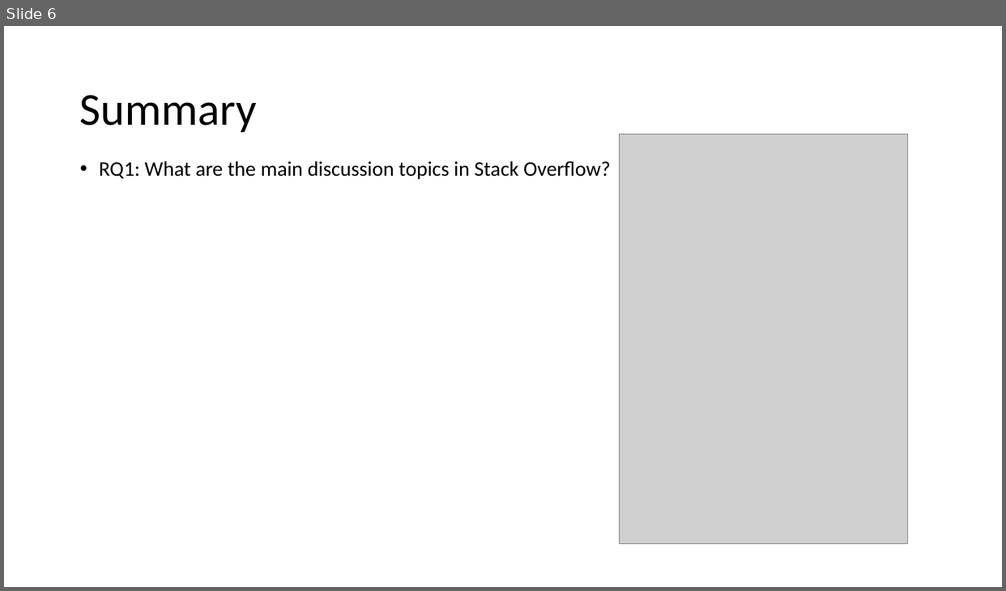
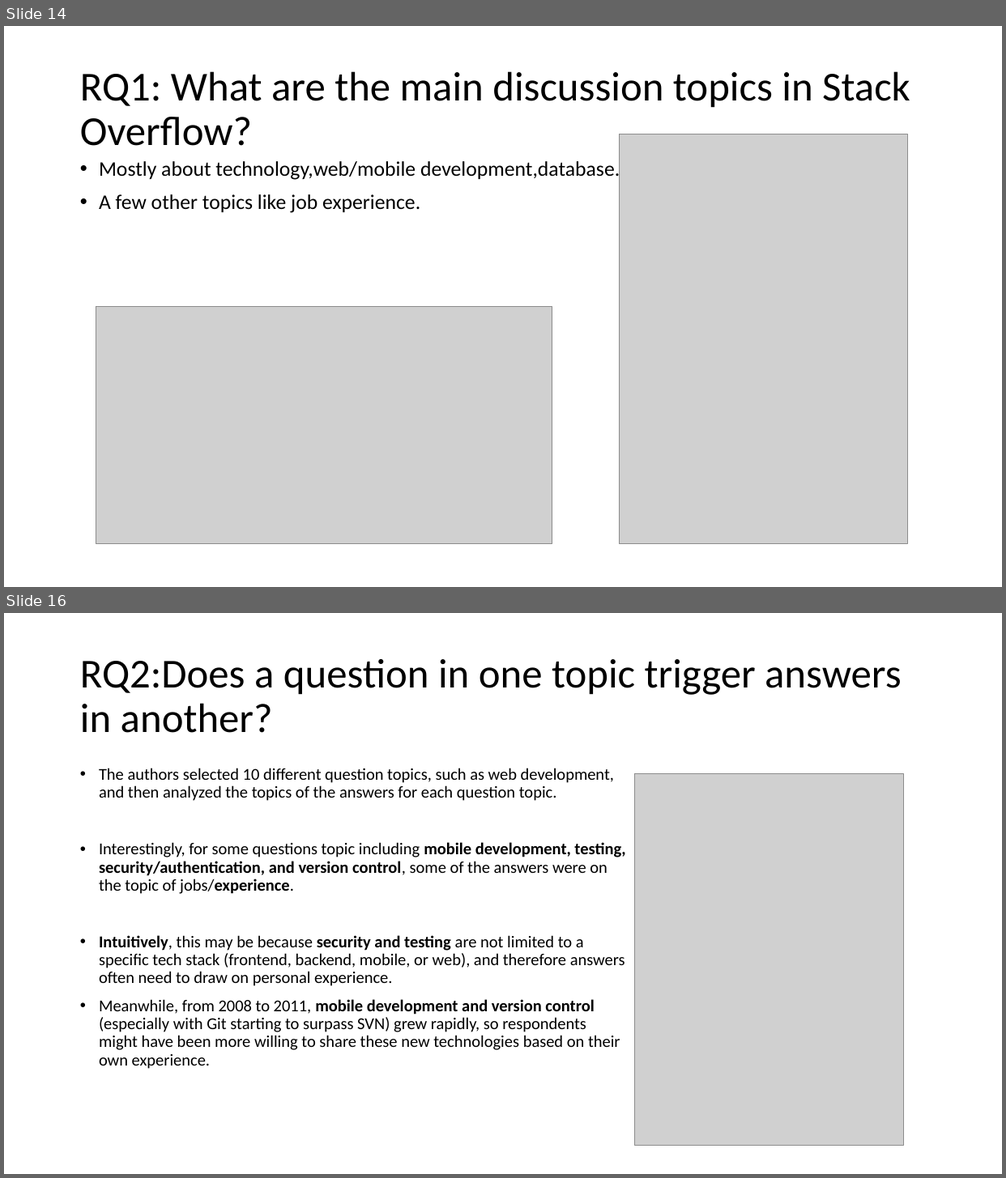
Before and after one commit to chengkaiyang2025/course, a slide deck: assignments/assignment_4/stackoverflow.pptx. Shown one above the other, each under a label of ours: slide 6 before the commit, slides 14 and 16 after it; the slides between them are not shown. The pictures are 1006x591 and 1006x1178 pixels, drawn with LibreOffice and Linux fonts; fonts in the diff are those of the drawing; grey boxes stand for pictures. Boxes give left, top, right and bottom in pixels: in the first picture for what was removed or moved away, otherwise in the second. Text is boxed around its words. In the diff, an @@ line names an element or a change of style, - is before the commit and + after.

```diff
--- a/assignments/assignment_4/stackoverflow.pptx
+++ b/assignments/assignment_4/stackoverflow.pptx
@@ slide 16 added at [4, 613, 1002, 1174], background #FFFFFF @@
@@ title added at [80, 659, 901, 733], 39.6 pt, text #000000 @@
+RQ2:Does a question in one topic trigger answers in another?
@@ text added at [99, 768, 625, 1069], 16 pt, text #000000 @@
+• The authors selected 10 different question topics, such as web development, and then analyzed the topics of the answers for each question topic.
+• Interestingly, for some questions topic including mobile development, testing, security/authentication, and version control, some of the answers were on the topic of jobs/experience.
+• Intuitively, this may be because security and testing are not limited to a specific tech stack (frontend, backend, mobile, or web), and therefore answers often need to draw on personal experience.
+• Meanwhile, from 2008 to 2011, mobile development and version control (especially with Git starting to surpass SVN) grew rapidly, so respondents might have been more willing to share these new technologies based on their own experience.
@@ picture added at [634, 774, 904, 1145] @@
@@ what was slide 6 is now slide 14 @@
@@ slide 14 changed as well @@
@@ title at [80, 71, 910, 146]: text changed; size 44 to 39.6 pt @@
-Summary
+RQ1: What are the main discussion topics in Stack Overflow?
@@ text at [99, 159, 620, 213]: text changed @@
-• RQ1: What are the main discussion topics in Stack Overflow?
+• Mostly about technology,web/mobile development,database.
+• A few other topics like job experience.
@@ picture added at [96, 307, 552, 544] @@
```
Also in this commit, not shown: 6 other slides changed, 9 other slides added, 1 other file.
